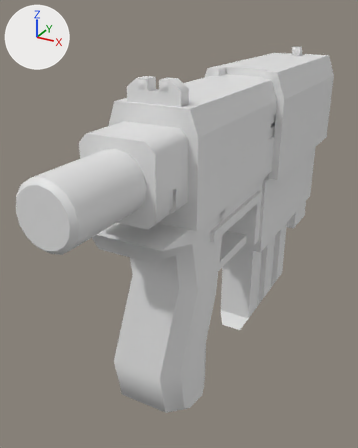
Renders of the FBX model Assets/Models/Weapons/Rifle.fbx from each side of a commit.
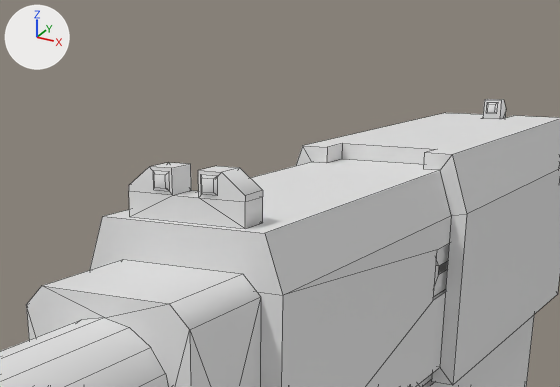
Old and new are each drawn whole from a 50 mm camera at (0.144, -0.371, 0.036) aimed at (-0.032, -0.051, -0.124) and again close up on the part from 19% to 92% of the width and 0% to 40% of the height. Arrows for +X, +Y and +Z are at upper left; the lights stay in place. The close-ups show mesh edges as thin lines. Where no turn or scale is listed for an object, it has been applied to the vertices. Vertices at the same position are counted once.

Script lines for the objects in view, before the commit:
```python
me_rifle_002 = bpy.data.meshes.new('Rifle.002')
me_rifle_002.from_pydata(...)  # 541 vertices, 503 faces; spans x -0.034..0.034, y -0.229..0.171, z -0.24..0.0
# faces by material slot: [465, 38]
me_rifle_002.materials.append(mat_gun_body)  # white #e7e7e7
me_rifle_002.materials.append(mat_gun_slide)  # white #e7e7e7
ob_rifle = bpy.data.objects.new('Rifle', me_rifle_002)
ob_rifle.location = (0.0, 0.0, 0.0)
```
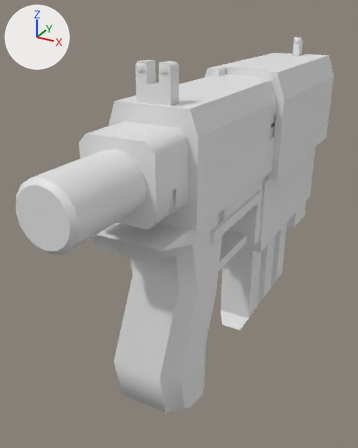
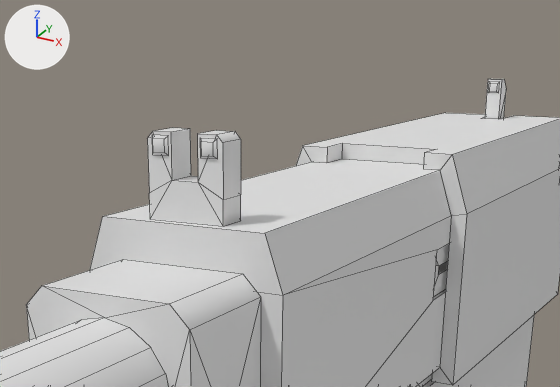
Where the newer file only moved an object's origin or applied its transform, the numbers keep the older frame.

Where the change shows, as pixel boxes (x1, y1, x2, y2) in the close-ups (560 x 387 px; the box of a moved part takes in the faces that stretch with it):
'Rifle', reshaped
    before: (0, 99, 560, 387)
    after: (0, 79, 560, 387)
part 1 of me_rifle_002, moved or reshaped
    before: (153, 171, 170, 191)
    after: (152, 135, 169, 156)
part 2 of me_rifle_002, moved or reshaped
    before: (201, 174, 218, 196)
    after: (200, 138, 218, 159)
part 3 of me_rifle_002, moved or reshaped
    before: (487, 102, 498, 114)
    after: (488, 81, 500, 93)
part 4 of me_rifle_002, moved or reshaped
    before: (129, 163, 263, 229)
    after: (147, 128, 241, 226)

Patch to the scene script:
```diff
--- a/Assets/Models/Weapons/Rifle.fbx.py
+++ b/Assets/Models/Weapons/Rifle.fbx.py
@@ me_rifle_002 @@
 # used by ob_rifle; location = (0.0, 0.0, 0.0)
-me_rifle_002.from_pydata(...)  # 541 vertices, 503 faces; spans x -0.034..0.034, y -0.229..0.171, z -0.24..0.0
+me_rifle_002.from_pydata(...)  # 541 vertices, 503 faces; spans x -0.034..0.034, y -0.229..0.171, z -0.24..0.009
+# me_rifle_002 part 1: the loose piece of 8 vertices spanning x -0.009..-0.005, y -0.139..-0.138, z -0.006..-0.001 is moved by (0.0, 0.0, 0.009)
+# me_rifle_002 part 2: the loose piece of 8 vertices spanning x 0.005..0.009, y -0.139..-0.138, z -0.006..-0.001 is moved by (0.0, 0.0, 0.009)
+# me_rifle_002 part 3: the loose piece of 8 vertices spanning x -0.002..0.002, y 0.123..0.124, z -0.006..-0.001 is moved by (0.0, 0.0, 0.009)
+# me_rifle_002 part 4: 24 of 541 vertices moved; they spanned x -0.017..0.017, y -0.138..-0.129, z -0.013..0.0 and now span x -0.011..0.011, y -0.138..-0.129, z -0.013..0.009; mean shift (0.0, 0.0, 0.005); largest move (-0.017, -0.138, -0.005) -> (-0.011, -0.138, 0.007)
 me_rifle_002.materials.append(mat_gun_body)
```
